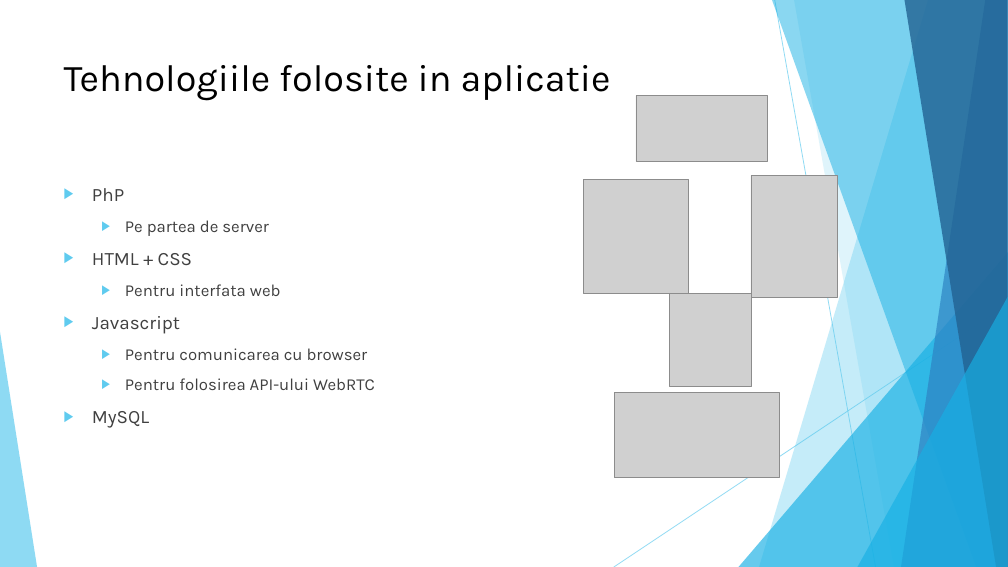
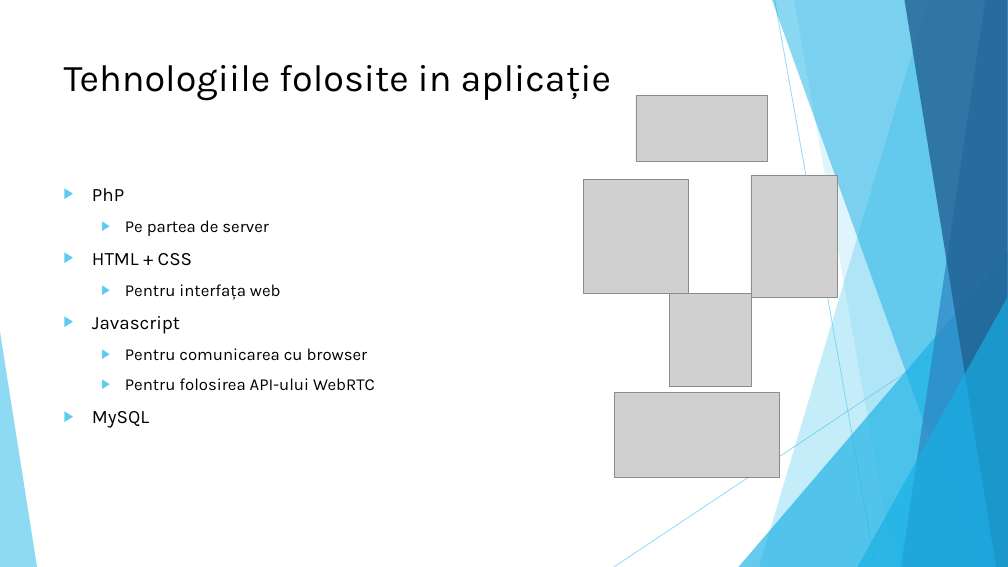
Before and after one commit to Arctigor/webrtc, a slide deck: slide 11 of documentation_ro/licenta_prezentare.pptx. Drawn at 1008x567 pixels with LibreOffice and Linux fonts; fonts in the diff are those of the drawing; grey boxes stand for pictures. Boxes give left, top, right and bottom in pixels: in the first picture for what was removed or moved away, otherwise in the second. Text is boxed around its words. In the diff, an @@ line names an element or a change of style, - is before the commit and + after.

```diff
--- a/documentation_ro/licenta_prezentare.pptx
+++ b/documentation_ro/licenta_prezentare.pptx
@@ title at (x1=64, y1=65, x2=611, y2=101): text changed @@
-Tehnologiile folosite in aplicatie
+Tehnologiile folosite in aplicație
@@ text at (x1=92, y1=188, x2=375, y2=428): text colour #404040 to #000000 in "PhP", "Pe partea de server", "HTML + CSS", "Javascript" and 3 more places @@
@@ text at (x1=125, y1=284, x2=281, y2=300): text changed; text colour #404040 to #000000 @@
-  ▶ Pentru interfata web
+  ▶ Pentru interfața web
```
Also in this commit, not shown: 25 other slides changed, 2 other files.
